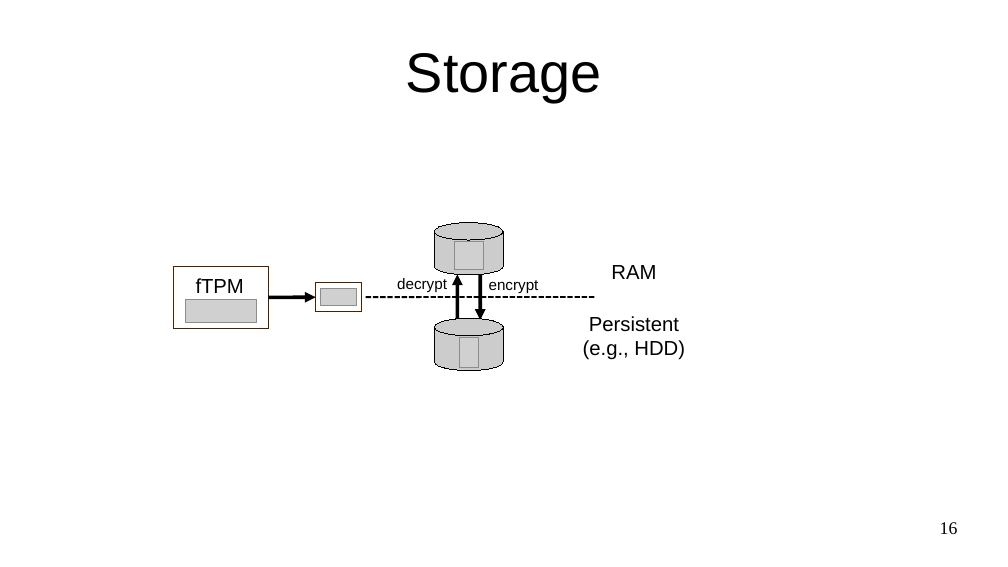
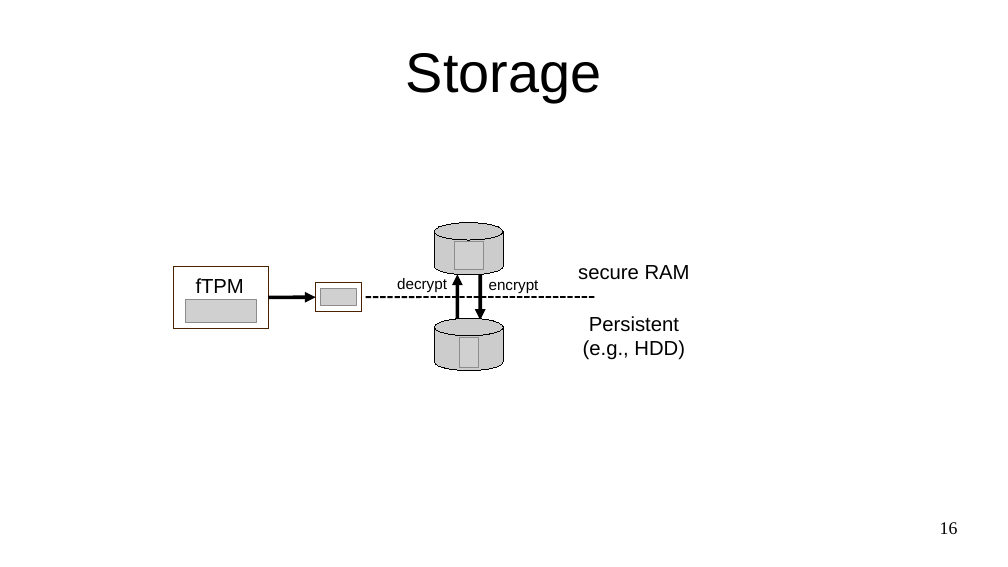
Before and after one commit to akorb/master-thesis, a slide deck: slide 16 of presentation.odp. Drawn at 1008x567 pixels with LibreOffice and Linux fonts; fonts in the diff are those of the drawing; grey boxes stand for pictures. Boxes give left, top, right and bottom in pixels: in the first picture for what was removed or moved away, otherwise in the second. Text is boxed around its words. In the diff, an @@ line names an element or a change of style, - is before the commit and + after.

```diff
--- a/presentation.odp
+++ b/presentation.odp
@@ text at (578, 265, 690, 280): text changed @@
-RAM
+secure RAM
```
Also in this commit, not shown: 8 other files.
